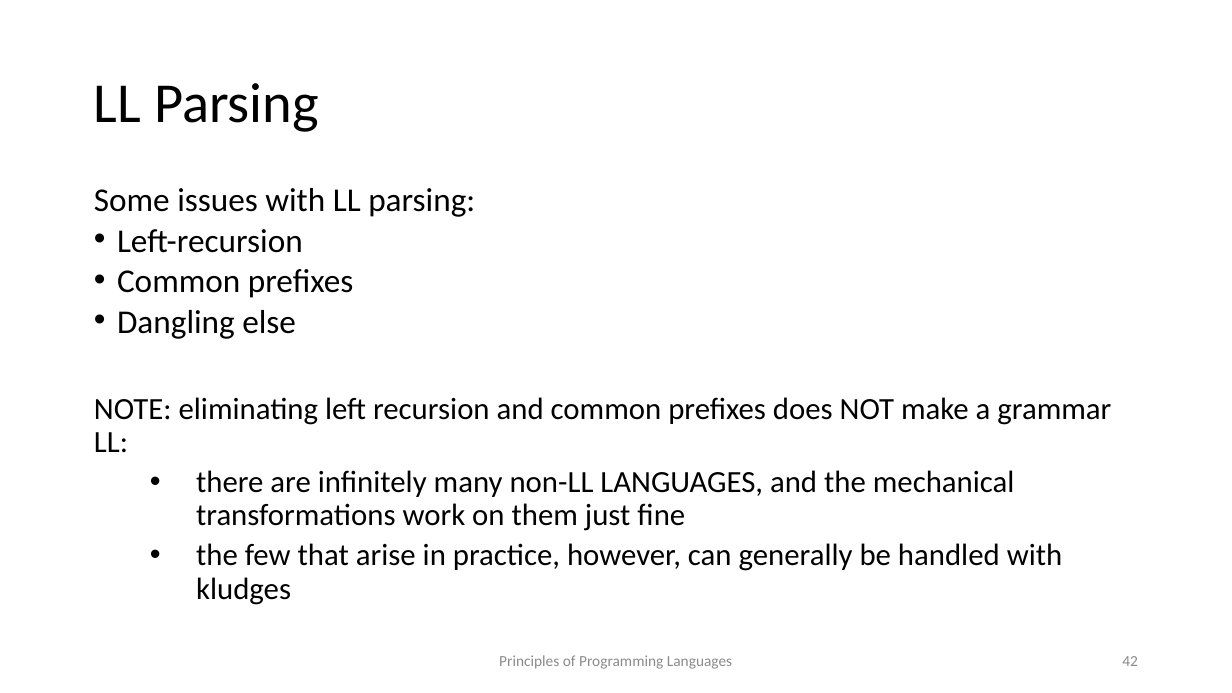
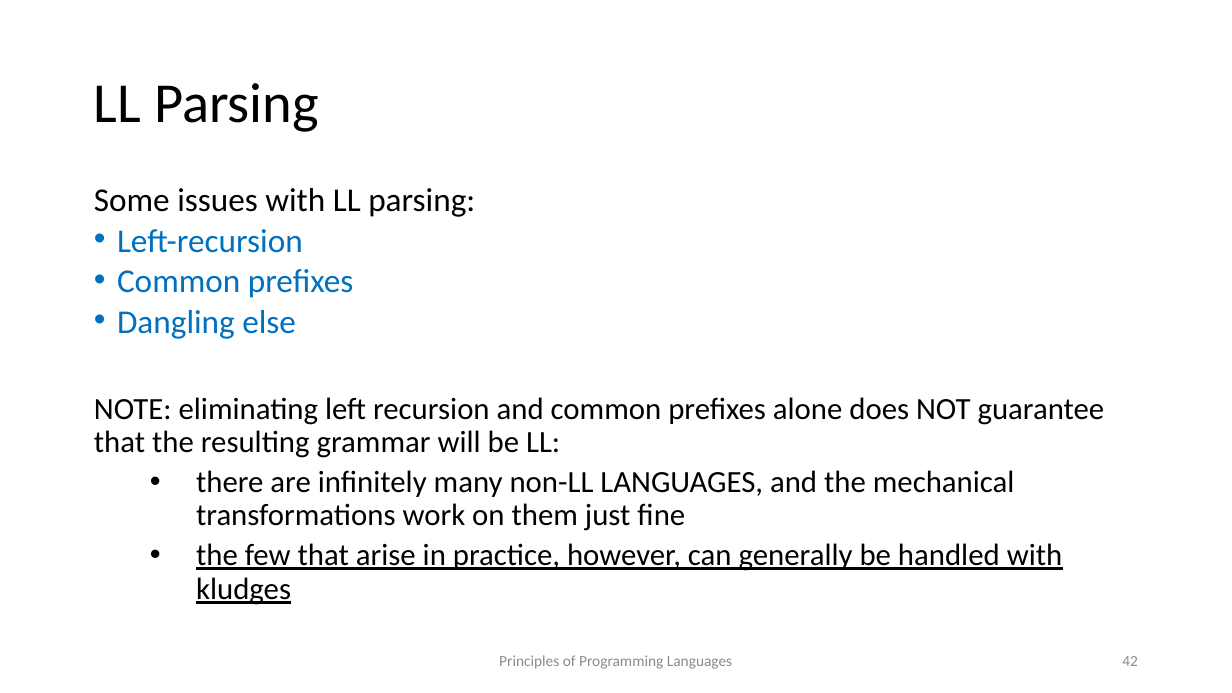
Before and after one commit to kongm/pl-design, a slide deck: slide 42 of C3-SyntacticAnalysis.pptx. Drawn at 1232x693 pixels with LibreOffice and Linux fonts; fonts in the diff are those of the drawing. Boxes give left, top, right and bottom in pixels: in the first picture for what was removed or moved away, otherwise in the second. Text is boxed around its words. In the diff, an @@ line names an element or a change of style, - is before the commit and + after.

```diff
--- a/C3-SyntacticAnalysis.pptx
+++ b/C3-SyntacticAnalysis.pptx
@@ text at box(117, 229, 1063, 605): text colour #000000 to #0070C0 in "Left-recursion", "Common prefixes", "Dangling else"; underline on in "the few that arise in practice, however, ..." @@
@@ text at box(94, 397, 1105, 458): text changed @@
-NOTE: eliminating left recursion and common prefixes does NOT make a grammar LL:
+NOTE: eliminating left recursion and common prefixes alone does NOT guarantee that the resulting grammar will be LL:
```
Also in this commit, not shown: 4 other slides changed, 2 other files.
